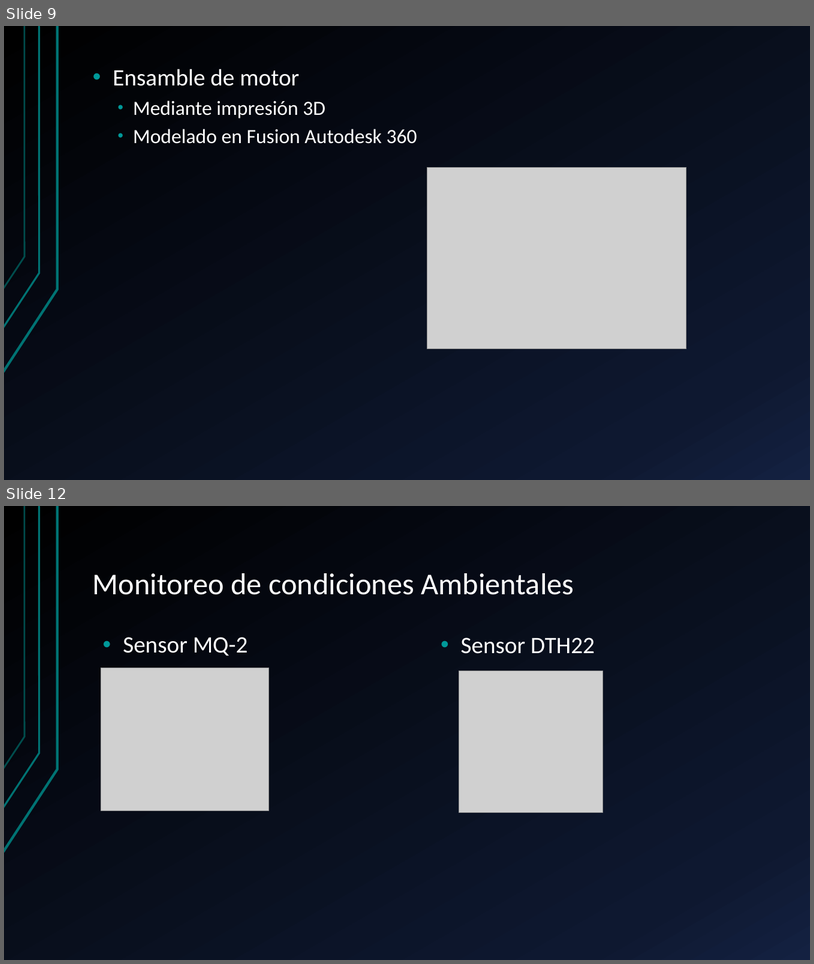
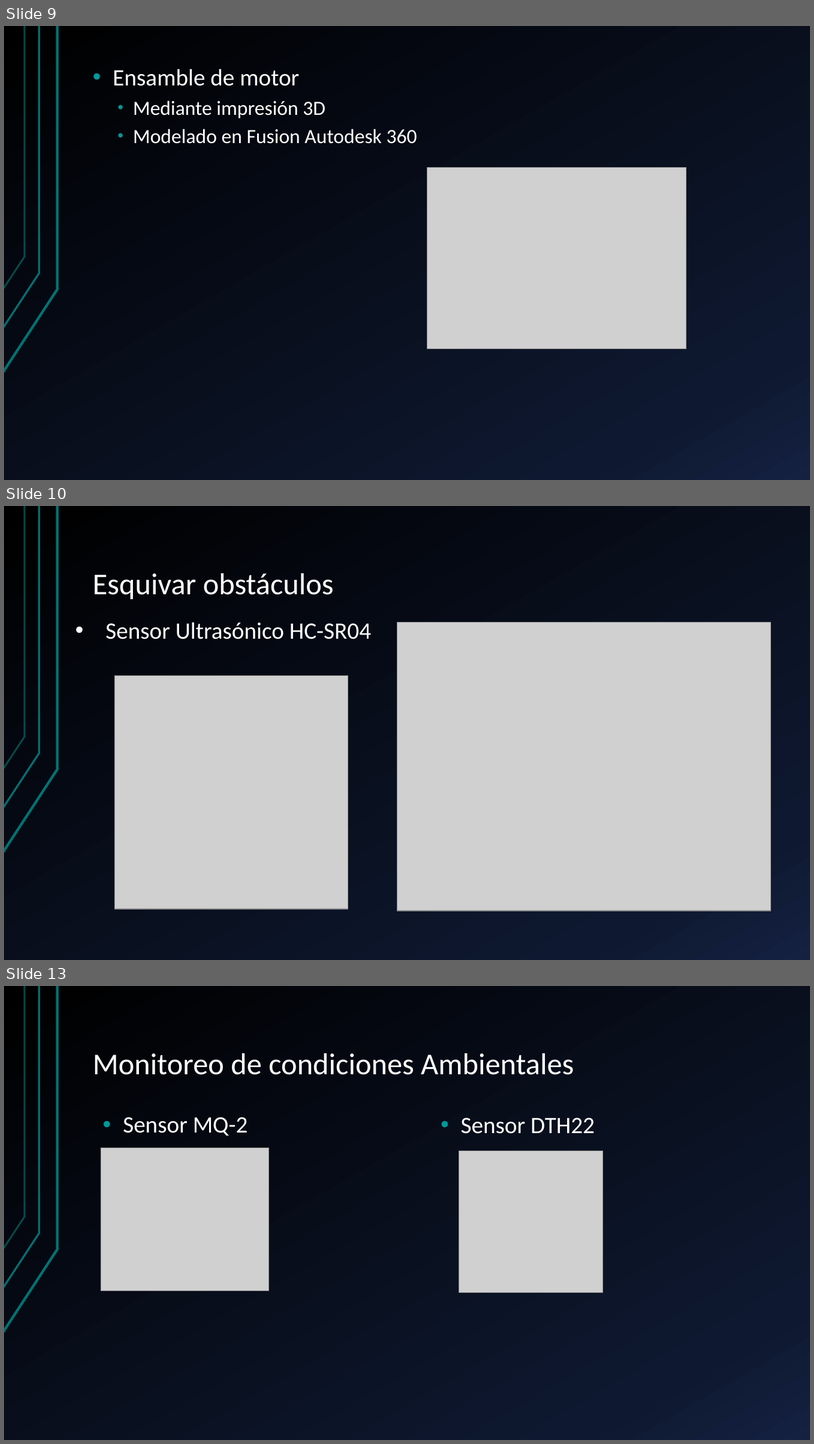
Before and after one commit to harrylisby/FLER, a slide deck: ppt_FLER.pptx. Shown one above the other, each under a label of ours: slides 9 and 12 before the commit, slides 9, 10 and 13 after it; the slides between them are not shown. The pictures are 814x964 and 814x1444 pixels, drawn with LibreOffice and Linux fonts; fonts in the diff are those of the drawing; grey boxes stand for pictures. Boxes give left, top, right and bottom in pixels: in the first picture for what was removed or moved away, otherwise in the second. Text is boxed around its words. In the diff, an @@ line names an element or a change of style, - is before the commit and + after.

```diff
--- a/ppt_FLER.pptx
+++ b/ppt_FLER.pptx
@@ slide 10 added at bbox=[4, 506, 810, 960], background gradient #000000 to #0F1931 to #142242; not listed: 3 template elements that a slide beside it also shows @@
@@ title added at bbox=[93, 573, 334, 599], 36 pt, text #FFFFFF @@
+Esquivar obstáculos
@@ text added at bbox=[105, 622, 371, 639], 28 pt, text #FFFFFF @@
+• Sensor Ultrasónico HC-SR04
@@ picture added at bbox=[397, 622, 771, 911] @@
@@ picture added at bbox=[115, 675, 348, 908] @@
@@ what was slide 12 is now slide 13 @@
```
Also in this commit, not shown: 1 slide changed, 1 other slide added, 1 slide removed.
